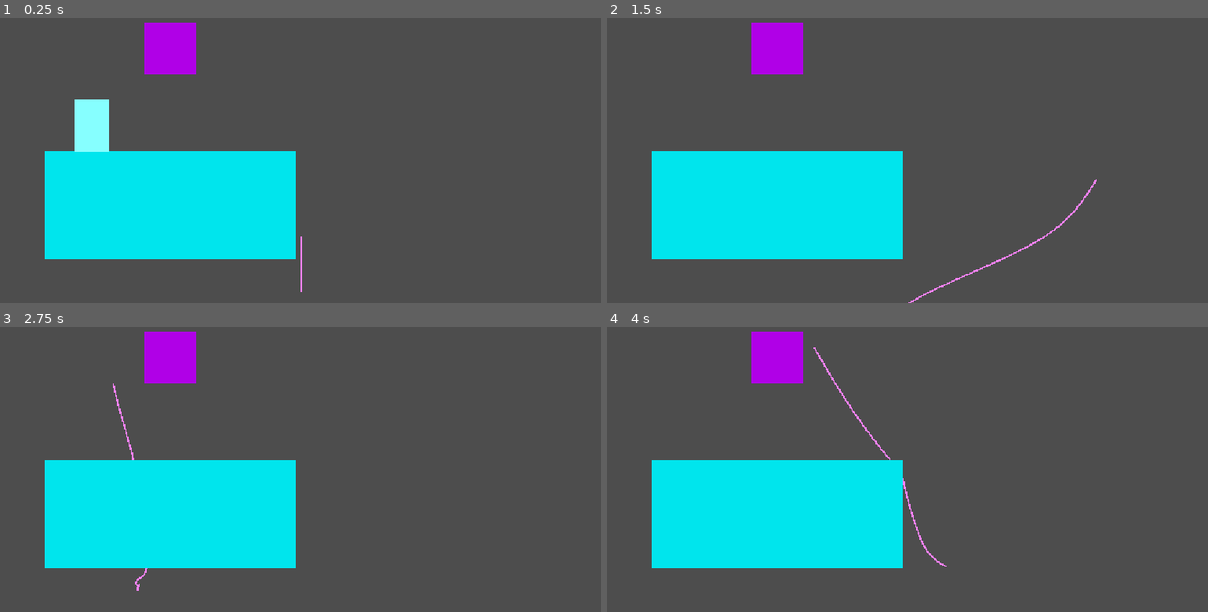
Above: before the commit, frames 1-4 (two rows, left to right).
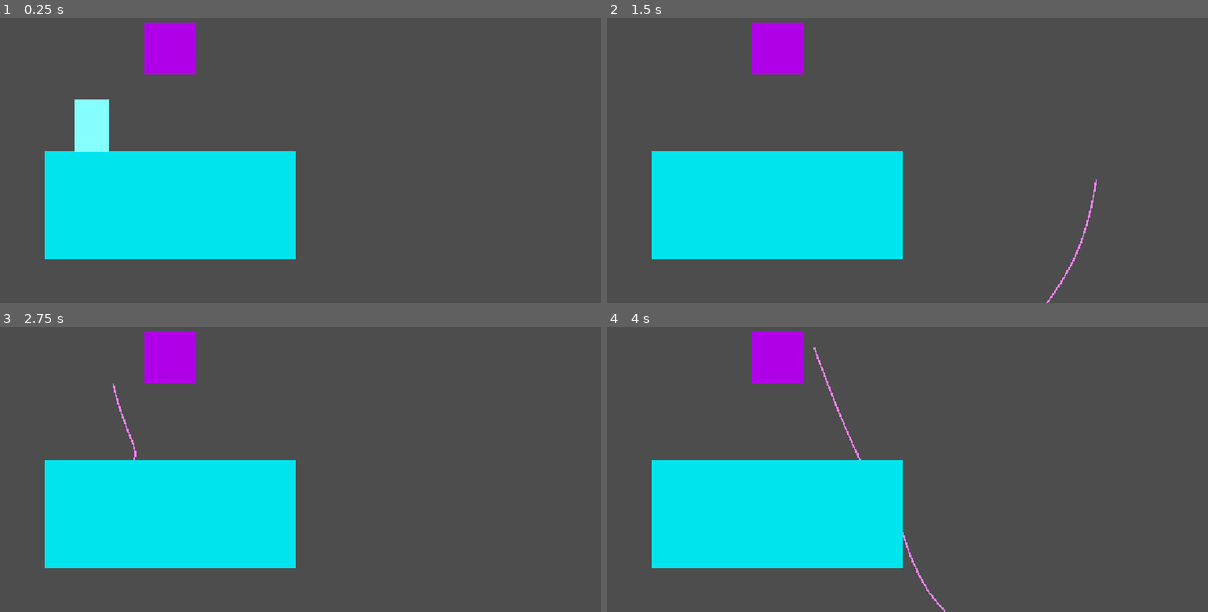
Above: after the commit, the same moments.

Repository: madgustoo/sandbox
Game: Godot game, scene res://main.tscn
The game is run twice, just before and just after one commit, with the same random seed, the same clock (stepped at 60 frames per second) and the same inputs.
Inputs (mouse positions are in pixels of both pictures, inside the frame that each line leads up to):
- Up to frame 1 (0.25 s): no input
- Up to frame 2 (1.5 s): tap Enter at 0.5 s; move the mouse to (877, 197) at 0.52 s; hold Right (ui_right) from 0.53 s (still down); click (877, 197) at 0.6 s; move the mouse to (1093, 180) at 1.27 s; click (1093, 180) at 1.35 s
- Up to frame 3 (2.75 s): move the mouse to (114, 384) at 2.02 s; release Right (ui_right) at 2.03 s; hold Left (ui_left) from 2.03 s (still down); click (114, 384) at 2.1 s
- Up to frame 4 (4 s): keep holding Left (ui_left); move the mouse to (937, 435) at 2.77 s; click (937, 435) at 2.85 s; move the mouse to (811, 346) at 3.52 s; click (811, 346) at 3.6 s

The runs differ from the first frame. In frame 1, less than 0.1% of the frame differs, in the area x 50-51%, y 76-97%; in frame 2, 0.3%; in frame 3, 0.1%; in frame 4, 0.4%, in the area x 34-57%, y 7-100%.

Commit message:
refactor: method and comments

Diff:
--- a/scripts/rope_verlet.gd
+++ b/scripts/rope_verlet.gd
@@ -29,20 +29,13 @@
 
 var collision_query: PhysicsShapeQueryParameters2D
 
-# Make it required with an export prop when ready
-var start_position: Vector2 = global_position
+var start_position: Vector2
 
 var rope_segments: Array[RopeSegment] = []
 var points: PackedVector2Array
 
-func set_start(point: Vector2) -> void:
-	points[0] = point
-
-func set_last(point: Vector2) -> void:
-	points[points.size() - 1] = point
-
-func _ready() -> void:
-	print("start_position at: ", start_position)
+func spawn_rope() -> void:
+	print("Spawn rope at position: ", start_position)
 
 	# Initialize rope segments
 	for i in range(number_of_rope_segments):
@@ -53,6 +46,7 @@
 	points.resize(number_of_rope_segments)
 
 	# Create a collision object our rope will use
+	# Each point of our rope will have a collider
 	var collision_circle = CircleShape2D.new()
 	collision_circle.radius = collision_radius
 
@@ -65,8 +59,11 @@
 func _physics_process(delta: float) -> void:
 	if Input.is_action_just_pressed("click"):
 		start_position = get_global_mouse_position()
-		set_start(get_global_mouse_position())
-		print("")
+
+		if rope_segments.is_empty():
+			spawn_rope()
+	if rope_segments.is_empty():
+		return
 
 	simulate(delta)
 
@@ -82,6 +79,7 @@
 	queue_redraw()
 
 func draw_rope() -> void:
+	# Update points position in the PackedVector2Array
 	for i in range(number_of_rope_segments):
 		points[i] = rope_segments[i].current_position
 	line_2d.points = points
@@ -101,7 +99,7 @@
 # One pass of the constraints is not going to fully resolve or correct the rope points to where they should be,
 # so we have to run the constraints multiple time (number_of_constraint_runs)
 func apply_constraints():
-	# Keep first point attached to the mouse
+	# Keep first point attached to start_position
 	var first_rope_segment = rope_segments[0]
 	first_rope_segment.current_position = start_position
 
@@ -169,9 +167,11 @@
 			rope_segment.current_position - hit_point
 		).length()
 
+		# Here, we detect if an overlap happened to push back the rope_segment's collider away from the collision object
 		if distance < collision_radius:
-			# The normal is the direction used to push the rope segment
-			# out of the collider
+			# The normal is the direction used to push the rope segment out of the collider
+
+			# Edge case where the normal is 0
 			if normal.is_zero_approx():
 				pass
 				# Fallback method for this edge case where the normal is (0, 0)
@@ -181,9 +181,7 @@
 					collider.global_position
 				).normalized()
 
-			# Now we actually resolve the overlap:
-			# push the segment out of the collider
-
+			# Now we actually resolve the overlap: push the segment out of the collider
 			# How much the segment overlapped with the collider
 			var depth = collision_radius - distance
 
